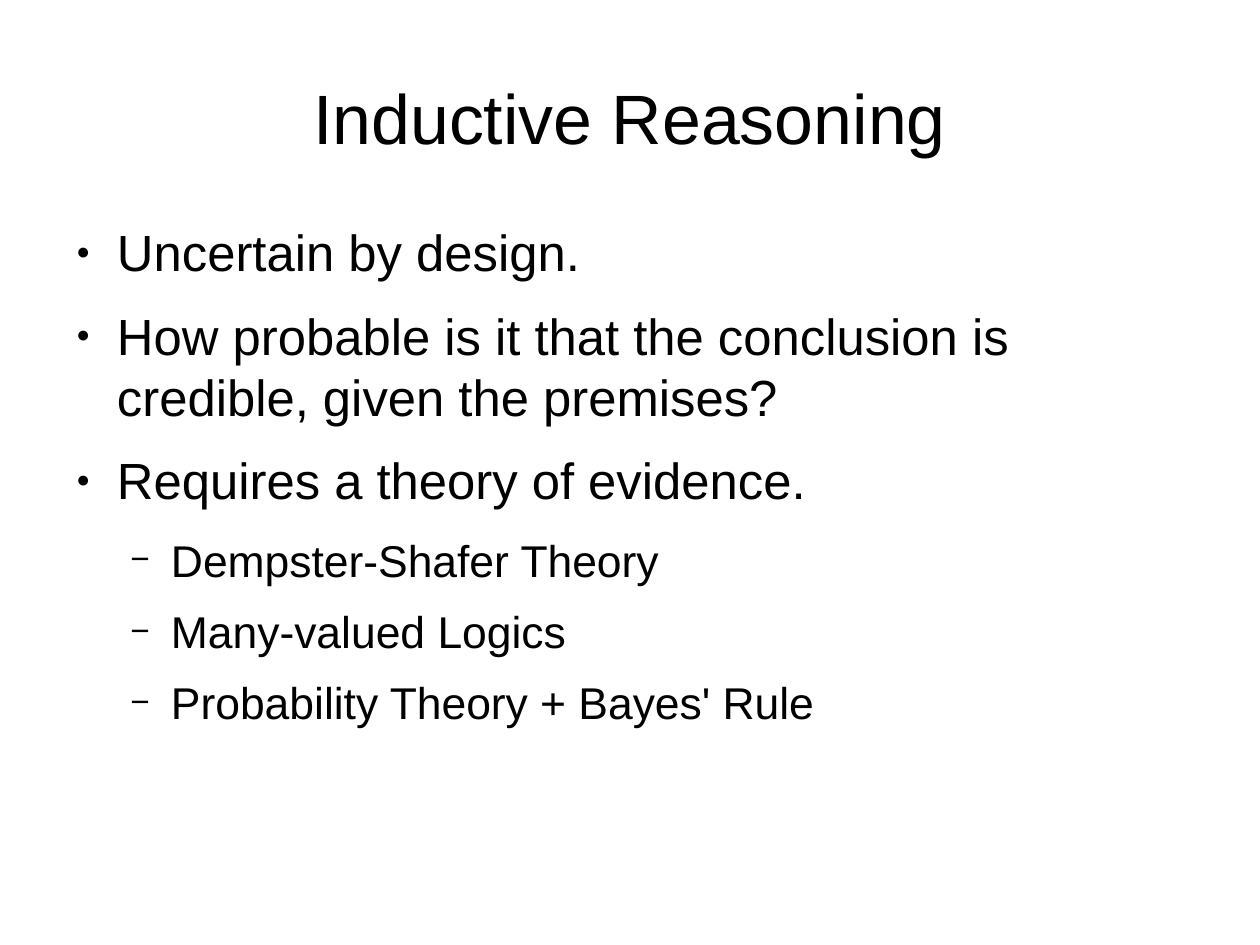
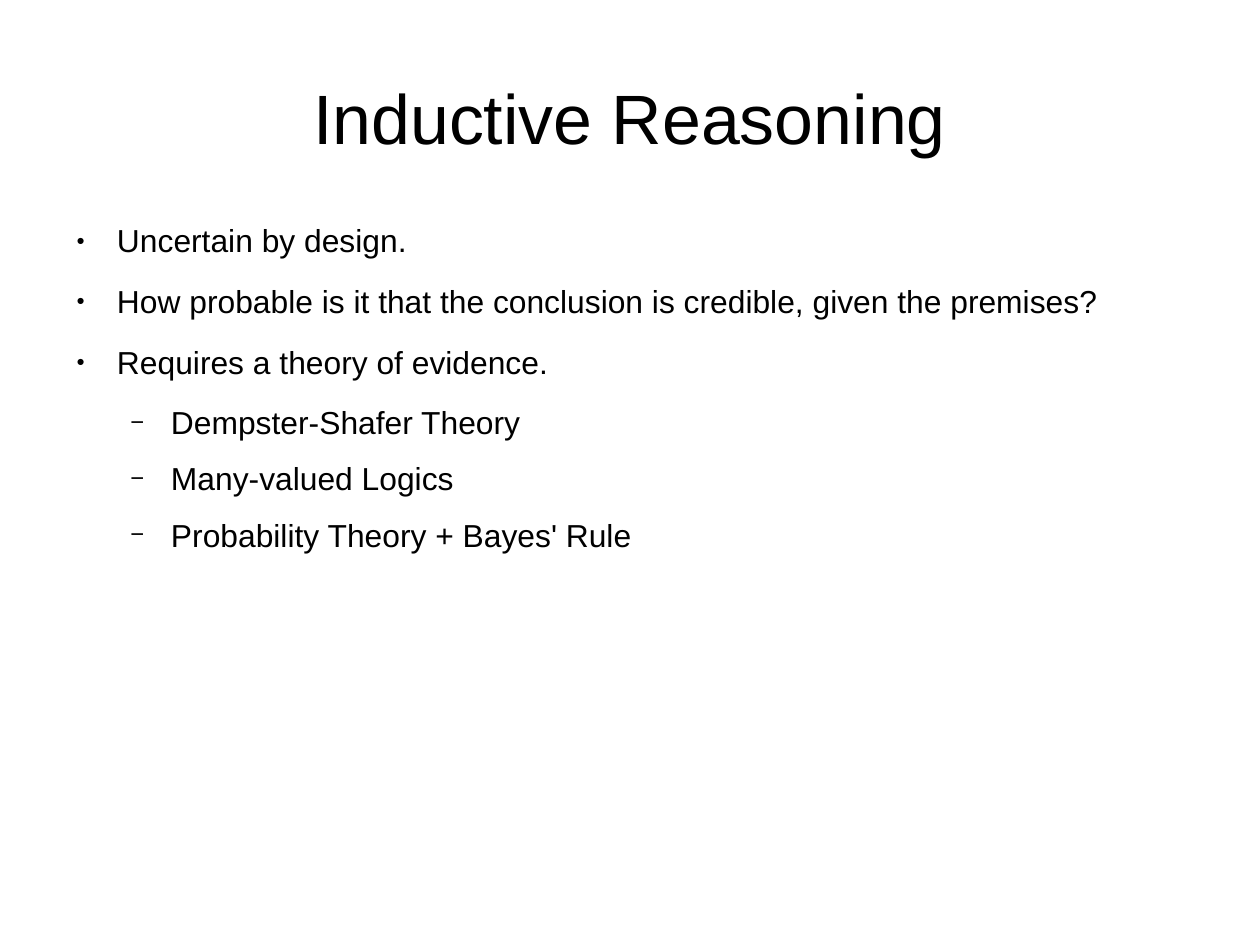
Before and after one commit to bstamour/SLHS, a slide deck: slide 6 of docs/proposal-from-bob.odp. Drawn at 1260x945 pixels with LibreOffice and Linux fonts; fonts in the diff are those of the drawing. Boxes give left, top, right and bottom in pixels: in the first picture for what was removed or moved away, otherwise in the second. Text is boxed around its words. In the diff, an @@ line names an element or a change of style, - is before the commit and + after.

```diff
--- a/docs/proposal-from-bob.odp
+++ b/docs/proposal-from-bob.odp
@@ text "Uncertain by design." at box(117, 229, 1097, 552): size 32 to 20 pt in "Uncertain by design.", "How probable is it that the conclusion ...", "Requires a theory of evidence."; size 28 to 20 pt in "Dempster-Shafer Theory", "Many-valued Logics", "Probability Theory + Bayes' Rule" @@
```
Also in this commit, not shown: 26 other slides changed, 2 slides added, 1 slide removed.
